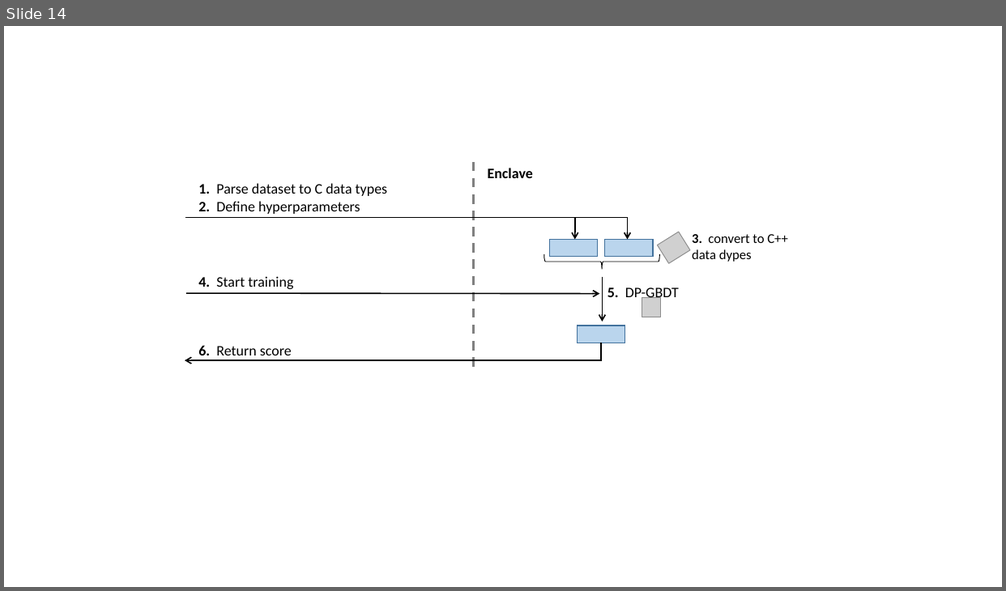
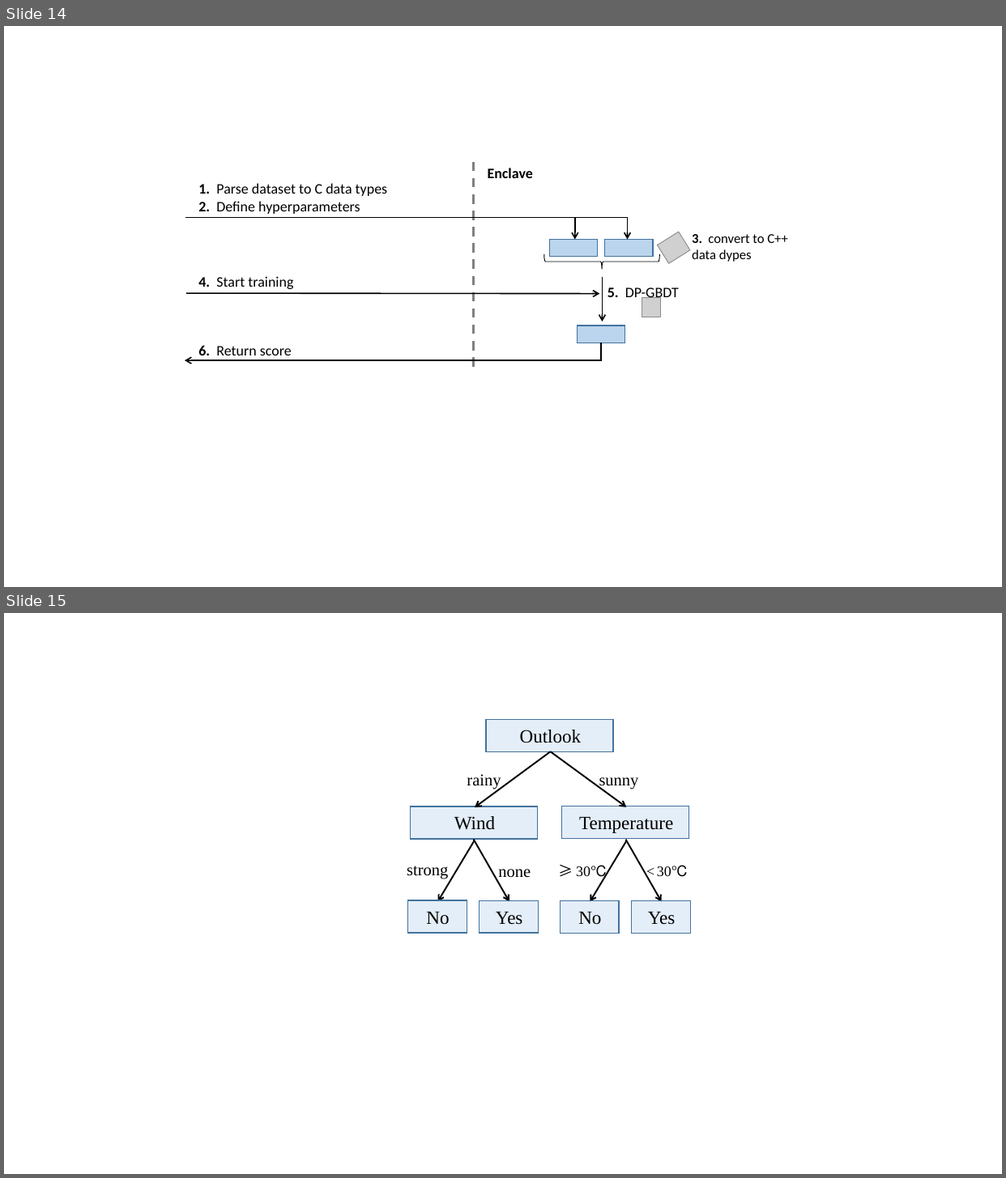
Before and after one commit to loretanr/dp-gbdt, a slide deck: resources/writing/powerpoint/template_only_mine.pptx. Shown one above the other, each under a label of ours: slide 14 before the commit, slides 14 and 15 after it. The pictures are 1006x591 and 1006x1178 pixels, drawn with LibreOffice and Linux fonts; fonts in the diff are those of the drawing; grey boxes stand for pictures. Boxes give left, top, right and bottom in pixels: in the first picture for what was removed or moved away, otherwise in the second. Text is boxed around its words. In the diff, an @@ line names an element or a change of style, - is before the commit and + after.

```diff
--- a/resources/writing/powerpoint/template_only_mine.pptx
+++ b/resources/writing/powerpoint/template_only_mine.pptx
@@ slide 15 added at [4, 613, 1002, 1174], background #FFFFFF @@
@@ rectangle added at [486, 719, 613, 752], fill #5B9BD5 at 16% opacity, outline #43739E 1 pt @@
@@ text added at [520, 730, 582, 743], 18 pt, text #000000 @@
+Outlook
@@ arrow added from (551, 752) to (475, 807), #000000 1.5 pt @@
@@ arrow added from (551, 752) to (626, 807), #000000 1.5 pt @@
@@ text added at [467, 774, 501, 790], 16 pt, text #000000 @@
+rainy
@@ text added at [599, 777, 639, 790], 16 pt, text #000000 @@
+sunny
@@ rectangle added at [411, 807, 538, 839], fill #5B9BD5 at 16% opacity, outline #43739E 1 pt @@
@@ rectangle added at [562, 806, 690, 838], fill #5B9BD5 at 16% opacity, outline #43739E 1 pt @@
@@ text added at [454, 816, 495, 830], 18 pt, text #000000 @@
+Wind
@@ text added at [579, 817, 673, 833], 18 pt, text #000000 @@
+Temperature
@@ arrow added from (474, 841) to (438, 902), #000000 1.5 pt @@
@@ arrow added from (473, 839) to (509, 902), #000000 1.5 pt @@
@@ arrow added from (627, 841) to (590, 902), #000000 1.5 pt @@
@@ arrow added from (626, 840) to (661, 902), #000000 1.5 pt @@
@@ text added at [407, 866, 448, 879], 16 pt, text #000000 @@
+strong
@@ text added at [498, 869, 530, 878], 16 pt, text #000000 @@
+none
@@ text added at [576, 866, 607, 880], 14 pt, text #000000 @@
+≥ 30℃
@@ text added at [657, 866, 688, 877], 14 pt, text #000000 @@
+< 30℃
@@ rectangle added at [407, 901, 467, 933], fill #5B9BD5 at 16% opacity, outline #43739E 1 pt @@
@@ rectangle added at [479, 901, 539, 933], fill #5B9BD5 at 16% opacity, outline #43739E 1 pt @@
@@ rectangle added at [560, 901, 620, 933], fill #5B9BD5 at 16% opacity, outline #43739E 1 pt @@
@@ rectangle added at [632, 901, 691, 933], fill #5B9BD5 at 16% opacity, outline #43739E 1 pt @@
@@ text added at [426, 912, 449, 925], 18 pt, text #000000 @@
+No
@@ text added at [496, 912, 523, 925], 18 pt, text #000000 @@
+Yes
@@ text added at [578, 912, 601, 925], 18 pt, text #000000 @@
+No
@@ text added at [648, 912, 675, 925], 18 pt, text #000000 @@
+Yes
```
Also in this commit, not shown: 1 other slide added, 15 other files.
